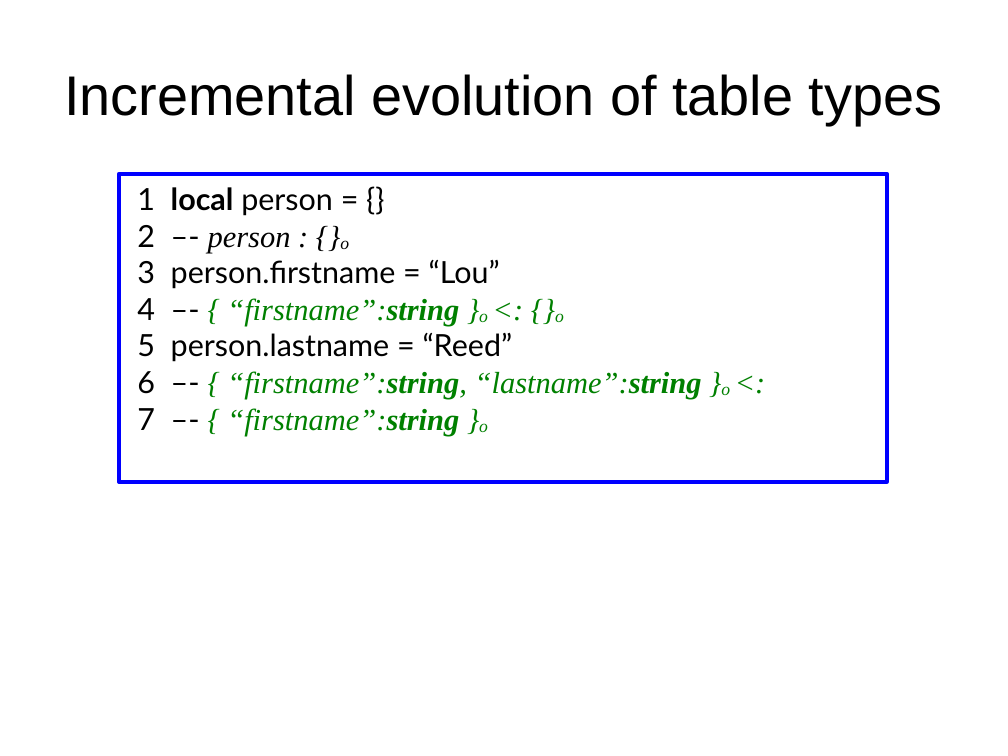
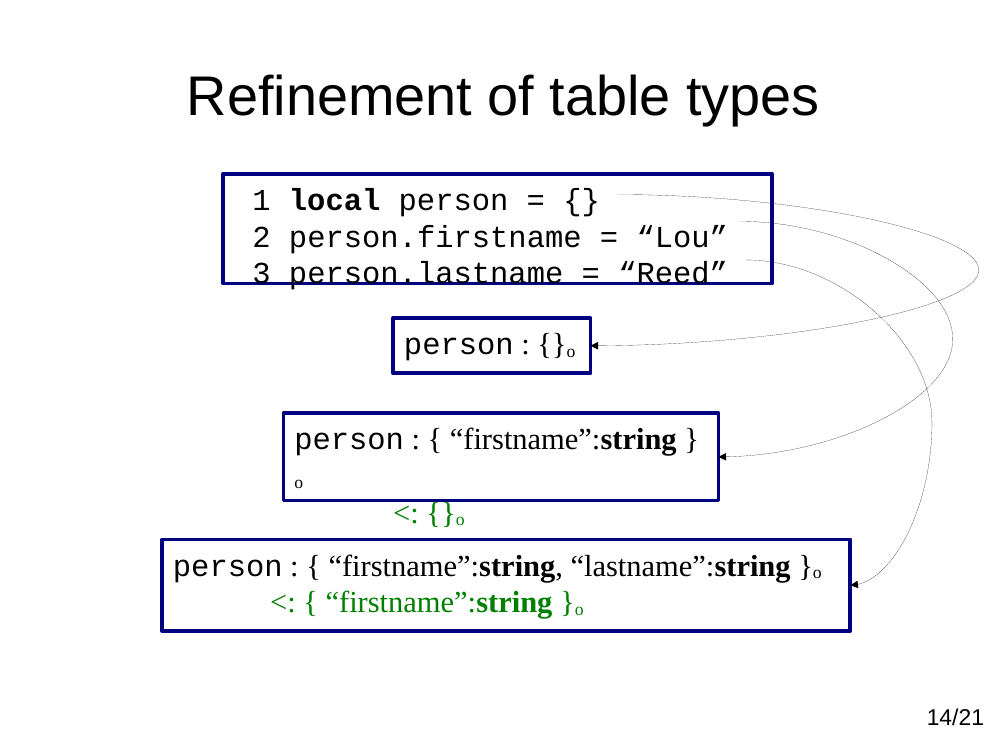
Before and after one commit to andremm/typedlua, a slide deck: slide 14 of doc/slides/dyla2014.odp (slide 23 before the commit). Drawn at 1008x756 pixels with LibreOffice and Linux fonts; fonts in the diff are those of the drawing. Boxes give left, top, right and bottom in pixels: in the first picture for what was removed or moved away, otherwise in the second. Text is boxed around its words. In the diff, an @@ line names an element or a change of style, - is before the commit and + after.

```diff
--- a/doc/slides/dyla2014.odp
+++ b/doc/slides/dyla2014.odp
@@ title at [187, 74, 819, 125]: text changed @@
-Incremental evolution of table types
+Refinement of table types
@@ rectangle "1 local person = {}": place and size @@
-rectangle "1 local person = {}" at [119, 174, 887, 482]
+rectangle "1 local person = {}" at [223, 174, 772, 284]
@@ rectangle "1 local person = {}" at [223, 174, 772, 284]: outline #0000FF 2.89 pt to #000080 2.89 pt @@
@@ text in rectangle at [252, 188, 509, 217]: font Lato to Courier New in "1 local person = {}" @@
@@ curved arrow added from (618, 195) to (591, 346), #000000 0 pt @@
@@ text in rectangle at [252, 225, 728, 290]: text changed; font Times New Roman to Courier New; text colour #008000 to #000000; italic off @@
-2 –- person : {}o
-3 person.firstname = “Lou”
-4 –- { “firstname”:string }o <: {}o
-5 person.lastname = “Reed”
-6 –- { “firstname”:string, “lastname”:string }o <:
-7 –- { “firstname”:string }o
+2 person.firstname = “Lou”
+3 person.lastname = “Reed”
@@ curved arrow added from (740, 221) to (719, 457), #000000 0 pt @@
@@ curved arrow added from (745, 260) to (851, 585), #000000 0 pt @@
@@ rectangle added at [393, 318, 591, 373], outline #000080 2.89 pt, 24 pt, text #000000 @@
+person : {}o
@@ rectangle added at [284, 413, 719, 501], outline #000080 2.89 pt, 24 pt, text #000000 @@
+person : { “firstname”:string }o
+<: {}o
@@ rectangle added at [162, 540, 851, 631], outline #000080 2.89 pt, 24 pt, text #000000 @@
+person : { “firstname”:string, “lastname”:string }o
+<: { “firstname”:string }o
@@ text added at [927, 708, 984, 726], 18 pt, text #000000 @@
+14/21
```
Also in this commit, not shown: 31 other slides changed, 3 slides added, 5 slides removed.
